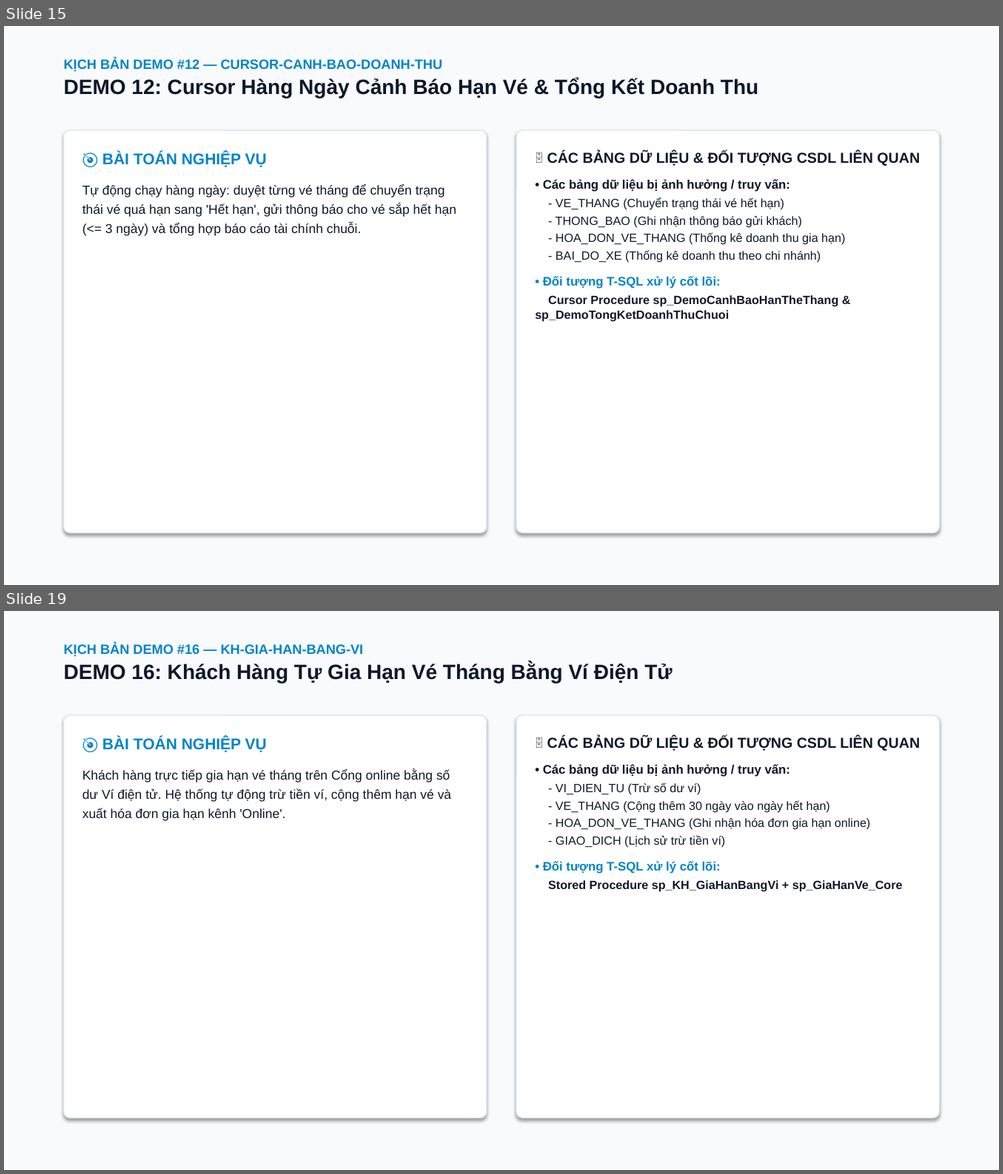
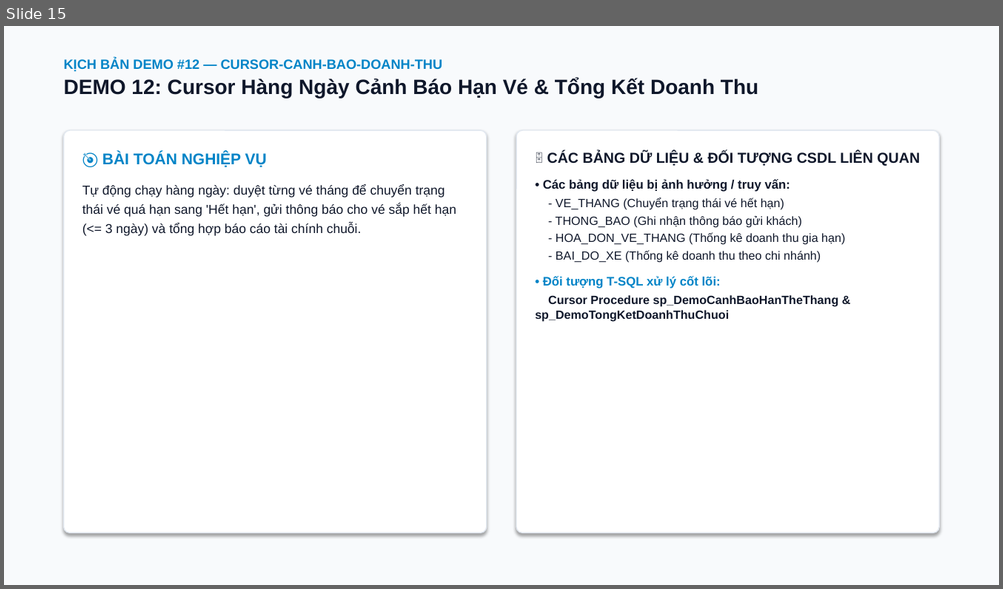
Before and after one commit to 25730084-LeThanhTu/qltt-parking-lot-management, a slide deck: docs/Slides_DoAn_QuanLyChuoiBaiDoXe.pptx. Shown one above the other, each under a label of ours: slides 15 and 19 before the commit, slide 15 after it; the slides between them are not shown. The pictures are 1003x1174 and 1003x589 pixels, drawn with LibreOffice and Linux fonts; fonts in the diff are those of the drawing. Boxes give left, top, right and bottom in pixels: in the first picture for what was removed or moved away, otherwise in the second. Text is boxed around its words. In the diff, an @@ line names an element or a change of style, - is before the commit and + after.

```diff
--- a/docs/Slides_DoAn_QuanLyChuoiBaiDoXe.pptx
+++ b/docs/Slides_DoAn_QuanLyChuoiBaiDoXe.pptx
@@ slide 19 removed at bbox=[4, 611, 999, 1170], background #F8FAFC @@
@@ text removed at bbox=[64, 644, 671, 684] @@
-KỊCH BẢN DEMO #16 — KH-GIA-HAN-BANG-VI
-DEMO 16: Khách Hàng Tự Gia Hạn Vé Tháng Bằng Ví Điện Tử
@@ rounded rectangle removed at bbox=[64, 715, 486, 1119] @@
@@ rounded rectangle removed at bbox=[517, 715, 939, 1119] @@
@@ text removed at bbox=[82, 737, 451, 821] @@
-🎯 BÀI TOÁN NGHIỆP VỤ
-Khách hàng trực tiếp gia hạn vé tháng trên Cổng online bằng số dư Ví điện tử. Hệ thống tự động trừ tiền ví, cộng thêm hạn vé và xuất hóa đơn gia hạn kênh 'Online'.
@@ text removed at bbox=[543, 737, 919, 892] @@
-🗄️ CÁC BẢNG DỮ LIỆU & ĐỐI TƯỢNG CSDL LIÊN QUAN
-• Các bảng dữ liệu bị ảnh hưởng / truy vấn:
-- VI_DIEN_TU (Trừ số dư ví)
-- VE_THANG (Cộng thêm 30 ngày vào ngày hết hạn)
-- HOA_DON_VE_THANG (Ghi nhận hóa đơn gia hạn online)
-- GIAO_DICH (Lịch sử trừ tiền ví)
-• Đối tượng T-SQL xử lý cốt lõi:
-Stored Procedure sp_KH_GiaHanBangVi + sp_GiaHanVe_Core
```
Also in this commit, not shown: 8 other slides removed, 1 other file.
